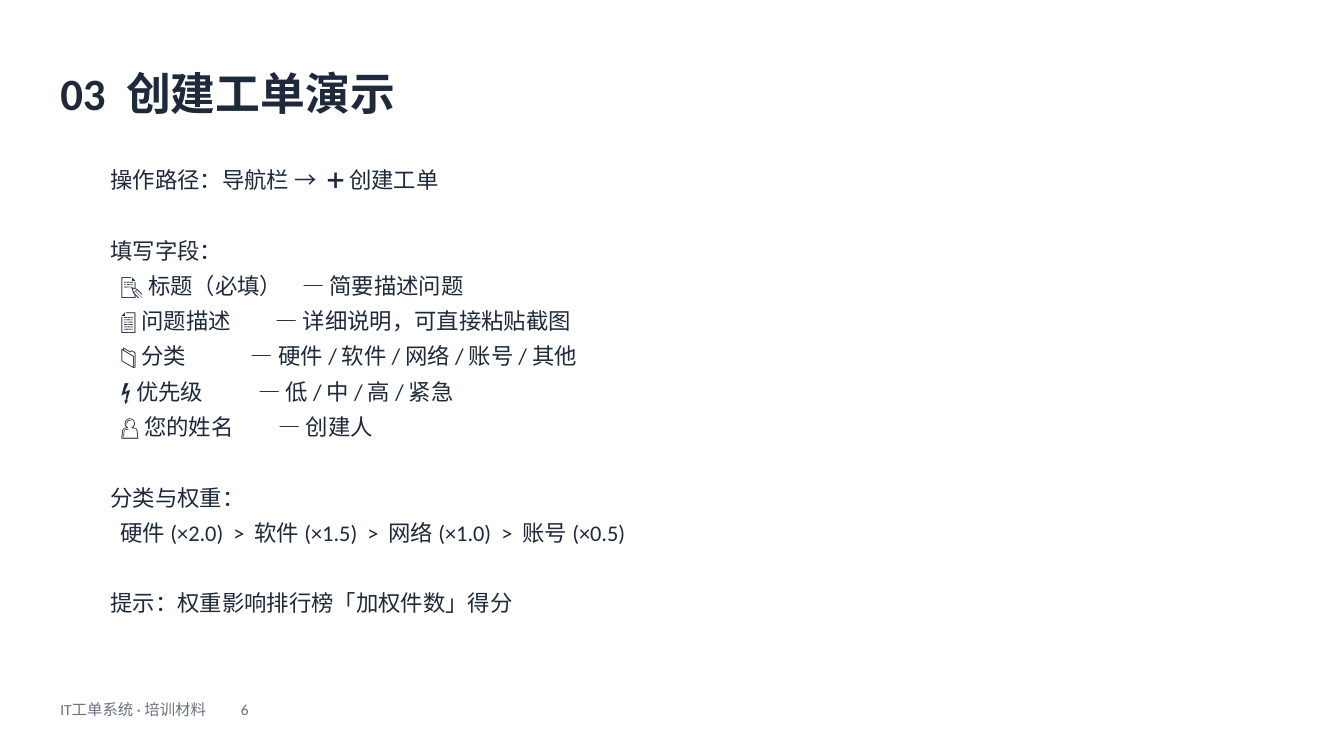
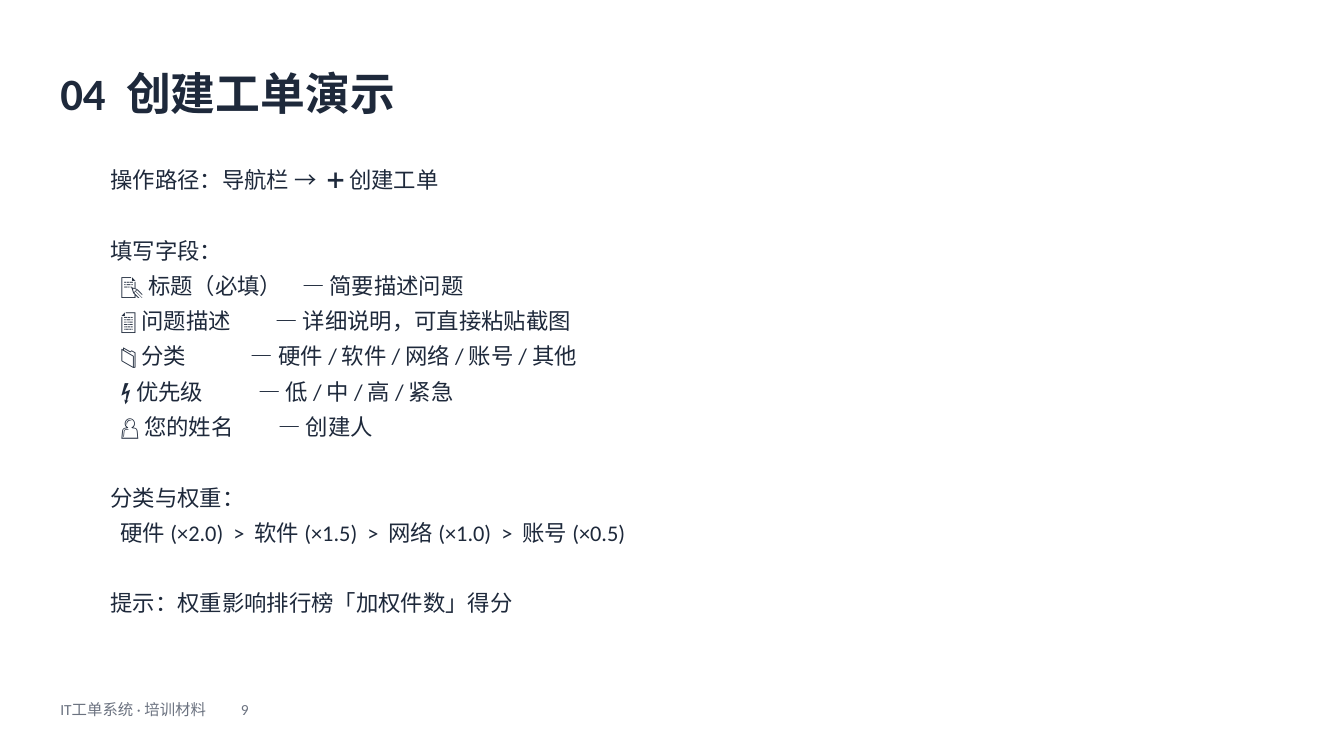
Before and after one commit to vspoptang/it-ticketing, a slide deck: slide 9 of docs/IT工单系统-培训材料.pptx (slide 6 before the commit). Drawn at 1344x756 pixels with LibreOffice and Linux fonts; fonts in the diff are those of the drawing. Boxes give left, top, right and bottom in pixels: in the first picture for what was removed or moved away, otherwise in the second. Text is boxed around its words. In the diff, an @@ line names an element or a change of style, - is before the commit and + after.

```diff
--- a/docs/IT工单系统-培训材料.pptx
+++ b/docs/IT工单系统-培训材料.pptx
@@ text at <box>60,71,395,114</box>: text changed @@
-03 创建工单演示
+04 创建工单演示
@@ text at <box>60,702,249,716</box>: text changed @@
-IT工单系统 · 培训材料 6
+IT工单系统 · 培训材料 9
```
Also in this commit, not shown: 12 other slides changed, 3 slides added, 2 other files.
